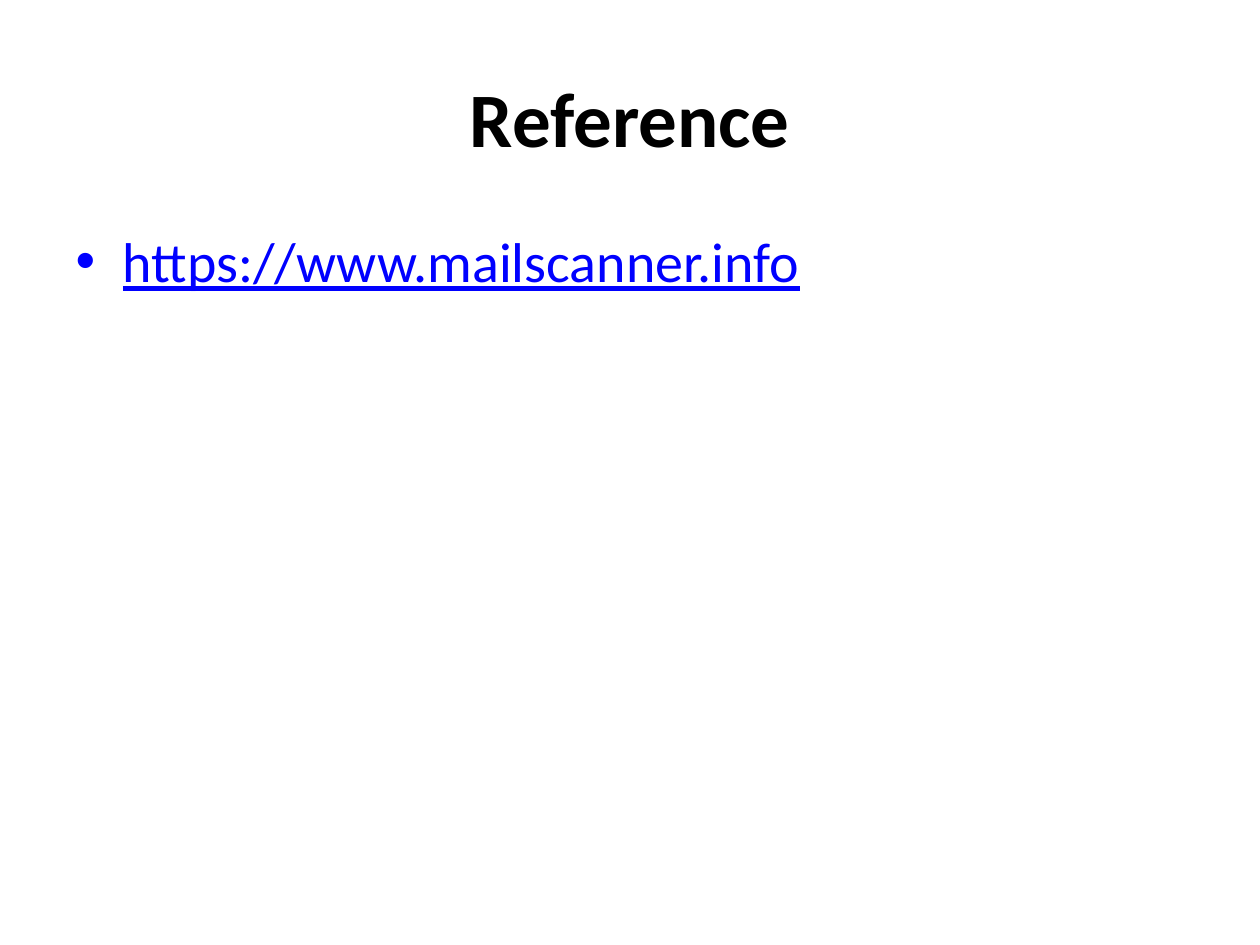
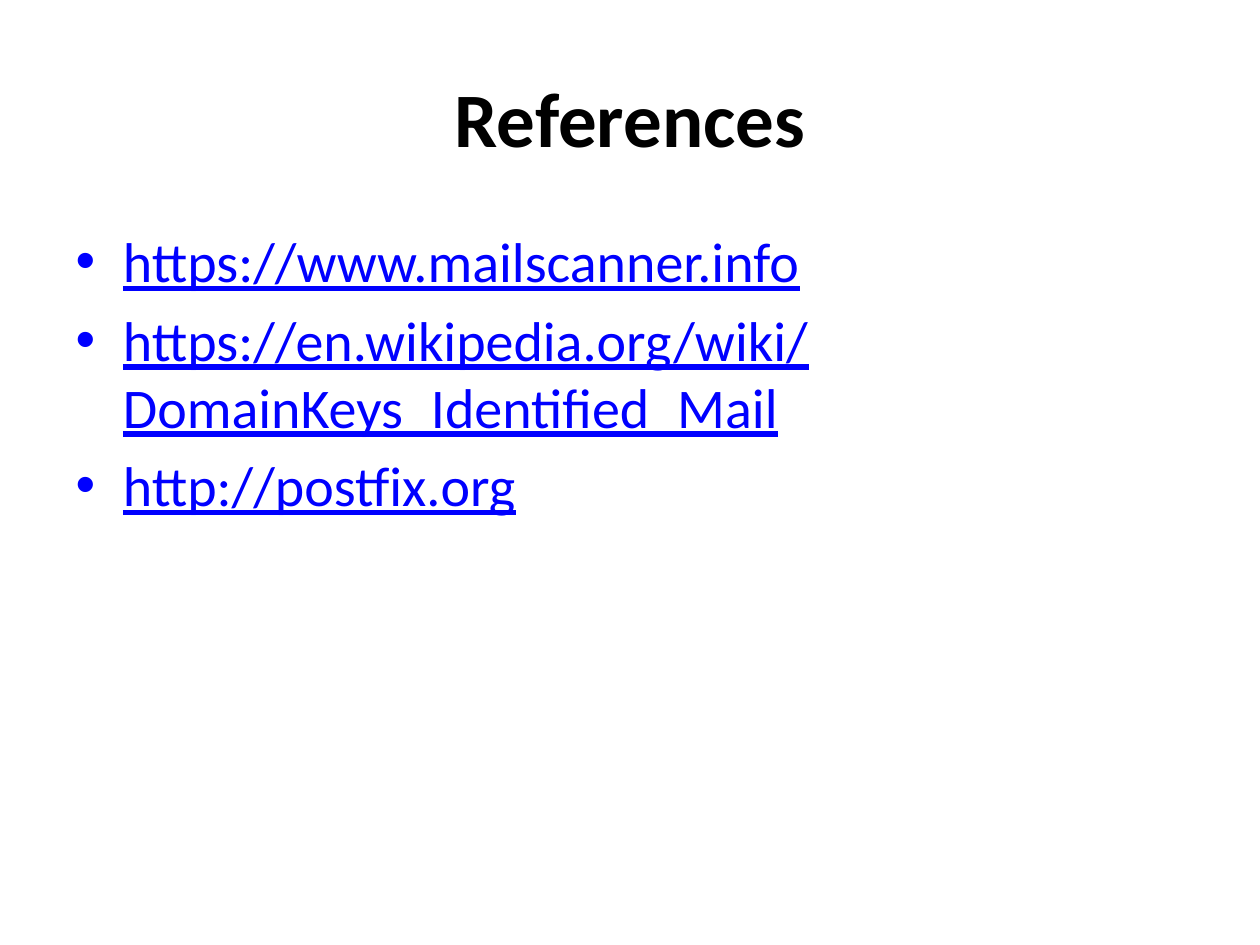
Before and after one commit to afnog/sse, a slide deck: slide 49 of postfix/postfix-mailgateway-debian.ppt. Drawn at 1260x945 pixels with LibreOffice and Linux fonts; fonts in the diff are those of the drawing. Boxes give left, top, right and bottom in pixels: in the first picture for what was removed or moved away, otherwise in the second. Text is boxed around its words. In the diff, an @@ line names an element or a change of style, - is before the commit and + after.

Commit message:
/ ‘postfix/postfix-mailgateway-debian.ppt’

```diff
--- a/postfix/postfix-mailgateway-debian.ppt
+++ b/postfix/postfix-mailgateway-debian.ppt
@@ title at (455,93,805,148): text changed @@
-Reference
+References
@@ text at (123,322,808,516): paragraphs added @@
+• https://en.wikipedia.org/wiki/DomainKeys_Identified_Mail
+• http://postfix.org
```
Also in this commit, not shown: 1 other slide changed.
